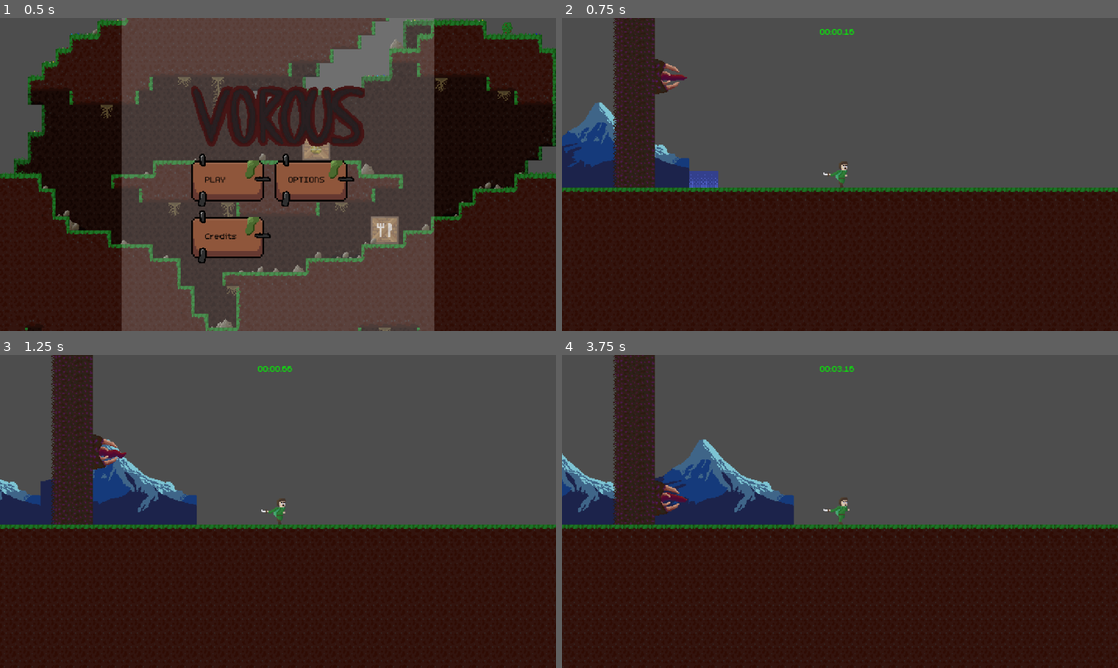
Above: before the commit, frames 1-4 (two rows, left to right).
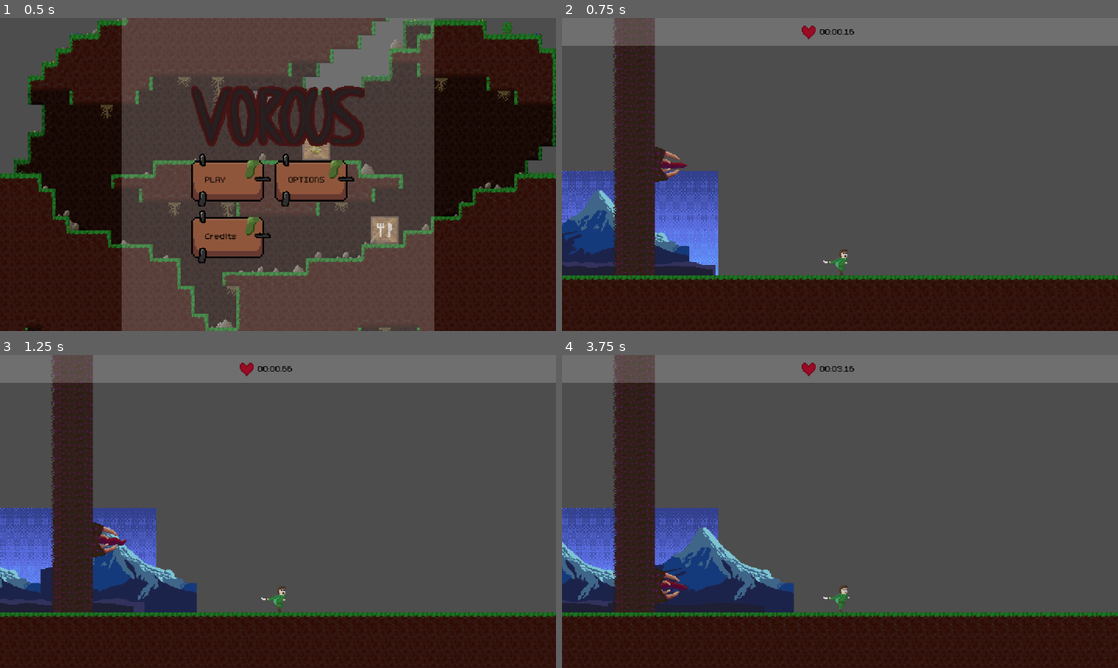
Above: after the commit, the same moments.

Repository: Skuffy808/Vorous
Game: Godot game, scene res://scenes/main_menu.tscn
Two runs of this game, one before a commit and one after it. Both use one fixed random seed, a clock stepped at 60 frames per second and the inputs below.
Inputs (mouse positions are in pixels of both pictures, inside the frame that each line leads up to):
- Up to frame 1 (0.5 s): no input
- Up to frame 2 (0.75 s): click "PLAY" at 0.5 s
- Up to frame 3 (1.25 s): no input
- Up to frame 4 (3.75 s): tap Enter (ui_accept) at 1.25, 1.52, 2.27 s; move the mouse to (962, 495) at 1.27 s; tap Mouse wheel up (zoom_in) at 1.35, 2.85 s; move the mouse to (728, 527) at 2.02 s; tap Mouse wheel down (zoom_out) at 2.1, 3.6 s; move the mouse to (895, 442) at 2.77 s; move the mouse to (812, 574) at 3.52 s

Frame 1 is identical in both runs. In frame 2, 41% of the frame differs, in the area x 0-100%, y 0-100%; in frame 3, 42%; in frame 4, 44%.

Commit message:
add death

Diff:
--- /dev/null
+++ b/killzone.tscn
@@ -0,0 +1,14 @@
+[gd_scene load_steps=2 format=3 uid="uid://cdyy4d7qlejyc"]
+
+[ext_resource type="Script" uid="uid://cfeuwfnhxrrky" path="res://scripts/killzone.gd" id="1_3brf5"]
+
+[node name="Killzone" type="Area2D"]
+collision_mask = 2
+script = ExtResource("1_3brf5")
+
+[node name="Timer" type="Timer" parent="."]
+wait_time = 0.6
+one_shot = true
+
+[connection signal="body_entered" from="." to="." method="_on_body_entered"]
+[connection signal="timeout" from="Timer" to="." method="_on_timer_timeout"]
--- a/scenes/game.tscn
+++ b/scenes/game.tscn
@@ -8,6 +8,8 @@
 [ext_resource type="Script" uid="uid://dipmprigxnjfv" path="res://scripts/stopwatch.gd" id="4_iywne"]
 [ext_resource type="Theme" uid="uid://bpac6yxly53yc" path="res://theme.tres" id="4_lbhrr"]
 [ext_resource type="Texture2D" uid="uid://xy2kjly8tpq0" path="res://assets/platformBaseTileset16x.png" id="5_u5sy4"]
+[ext_resource type="Texture2D" uid="uid://chqrou6jhwg36" path="res://assets/uiHeart.png" id="9_0tnpc"]
+[ext_resource type="PackedScene" uid="uid://cdyy4d7qlejyc" path="res://killzone.tscn" id="10_vtaks"]
 
 [sub_resource type="TileSetAtlasSource" id="TileSetAtlasSource_u5sy4"]
 texture = ExtResource("5_u5sy4")
@@ -397,6 +399,8 @@
 terrain_set_0/terrain_0/color = Color(0.5, 0.34375, 0.25, 1)
 sources/1 = SubResource("TileSetAtlasSource_u5sy4")
 
+[sub_resource type="WorldBoundaryShape2D" id="WorldBoundaryShape2D_kvpfn"]
+
 [node name="Game" type="Node2D"]
 
 [node name="ParallaxBackground" parent="." instance=ExtResource("1_gee14")]
@@ -425,21 +429,51 @@
 position = Vector2(320, 281)
 
 [node name="Camera2D" type="Camera2D" parent="Player"]
+limit_bottom = 360
 script = ExtResource("3_u5sy4")
 
 [node name="CanvasLayer" type="CanvasLayer" parent="."]
+
+[node name="ColorRect" type="ColorRect" parent="CanvasLayer"]
+anchors_preset = 8
+anchor_left = 0.5
+anchor_top = 0.5
+anchor_right = 0.5
+anchor_bottom = 0.5
+offset_left = -320.0
+offset_top = -180.0
+offset_right = 320.0
+offset_bottom = -148.0
+grow_horizontal = 2
+grow_vertical = 2
+color = Color(1, 1, 1, 0.196078)
 
 [node name="Stopwatch" type="Node" parent="CanvasLayer"]
 script = ExtResource("4_iywne")
 
 [node name="Label" type="Label" parent="CanvasLayer/Stopwatch"]
+texture_filter = 1
 offset_left = 297.0
 offset_top = 8.0
 offset_right = 337.0
 offset_bottom = 31.0
 size_flags_horizontal = 0
 theme = ExtResource("4_lbhrr")
-theme_override_colors/font_color = Color(0, 1, 0, 1)
+theme_override_colors/font_color = Color(0, 0, 0, 1)
 text = "11:11:23"
 horizontal_alignment = 1
 metadata/_edit_use_anchors_ = true
+
+[node name="TextureRect" type="TextureRect" parent="CanvasLayer/Stopwatch"]
+texture_filter = 1
+offset_left = 276.0
+offset_top = 8.0
+offset_right = 292.0
+offset_bottom = 24.0
+texture = ExtResource("9_0tnpc")
+
+[node name="Killzone" parent="." instance=ExtResource("10_vtaks")]
+position = Vector2(0, 360)
+
+[node name="CollisionShape2D" type="CollisionShape2D" parent="Killzone"]
+shape = SubResource("WorldBoundaryShape2D_kvpfn")
--- a/scenes/player.tscn
+++ b/scenes/player.tscn
@@ -83,6 +83,7 @@
 }]
 
 [node name="Player" type="CharacterBody2D"]
+collision_layer = 3
 script = ExtResource("1_3vyb7")
 
 [node name="CollisionShape2D" type="CollisionShape2D" parent="."]
--- /dev/null
+++ b/scripts/killzone.gd
@@ -0,0 +1,12 @@
+extends Area2D
+
+@onready var timer: Timer = $Timer
+
+func _on_body_entered(body: Node2D) -> void:
+	print("you died")
+	Engine.time_scale = 0.1
+	timer.start()
+
+func _on_timer_timeout() -> void:
+	Engine.time_scale = 1
+	get_tree().reload_current_scene()
Binary file added: assets/uiHeart.png
Not shown, added: assets/uiHeart.png.import
Not shown: 1 places in scenes/game.tscn that only renumber resources
Not shown, added: scripts/killzone.gd.uid
